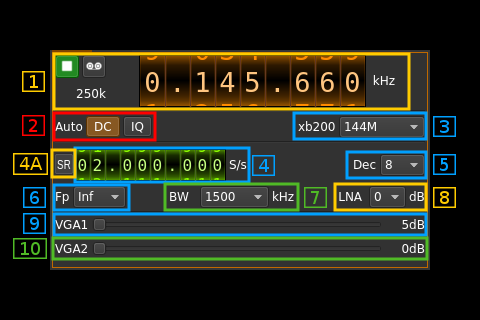
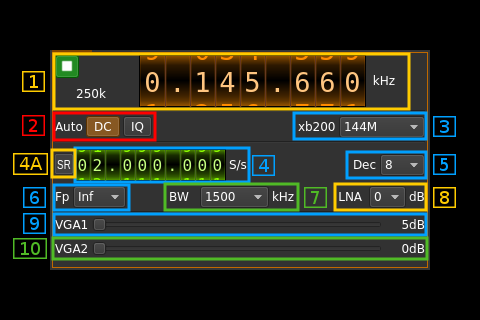
Layers edited between the first and the second w=480, h=320 image:
added layer "Patch_02" above "Patch_01" over [82, 55, 106, 78]
